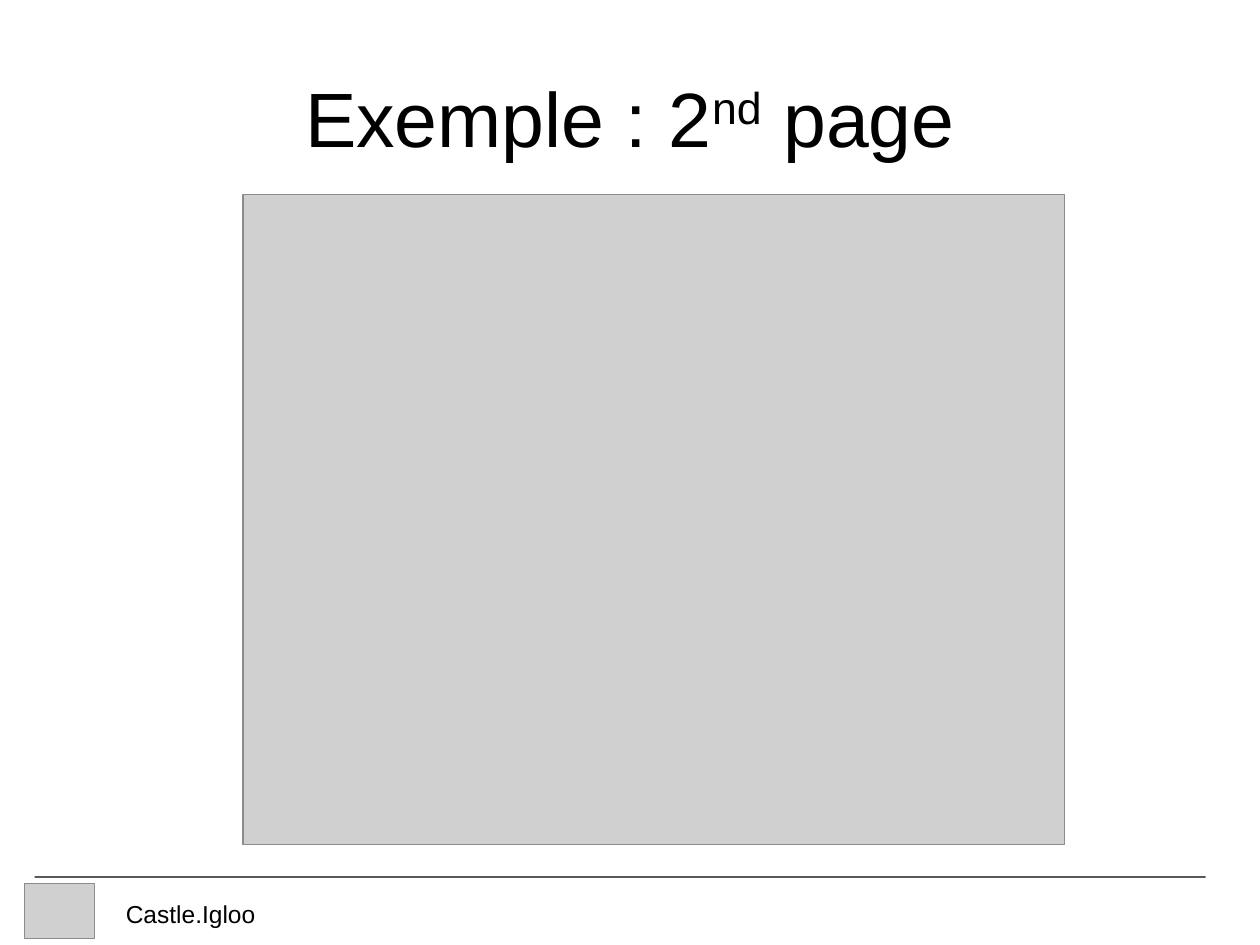
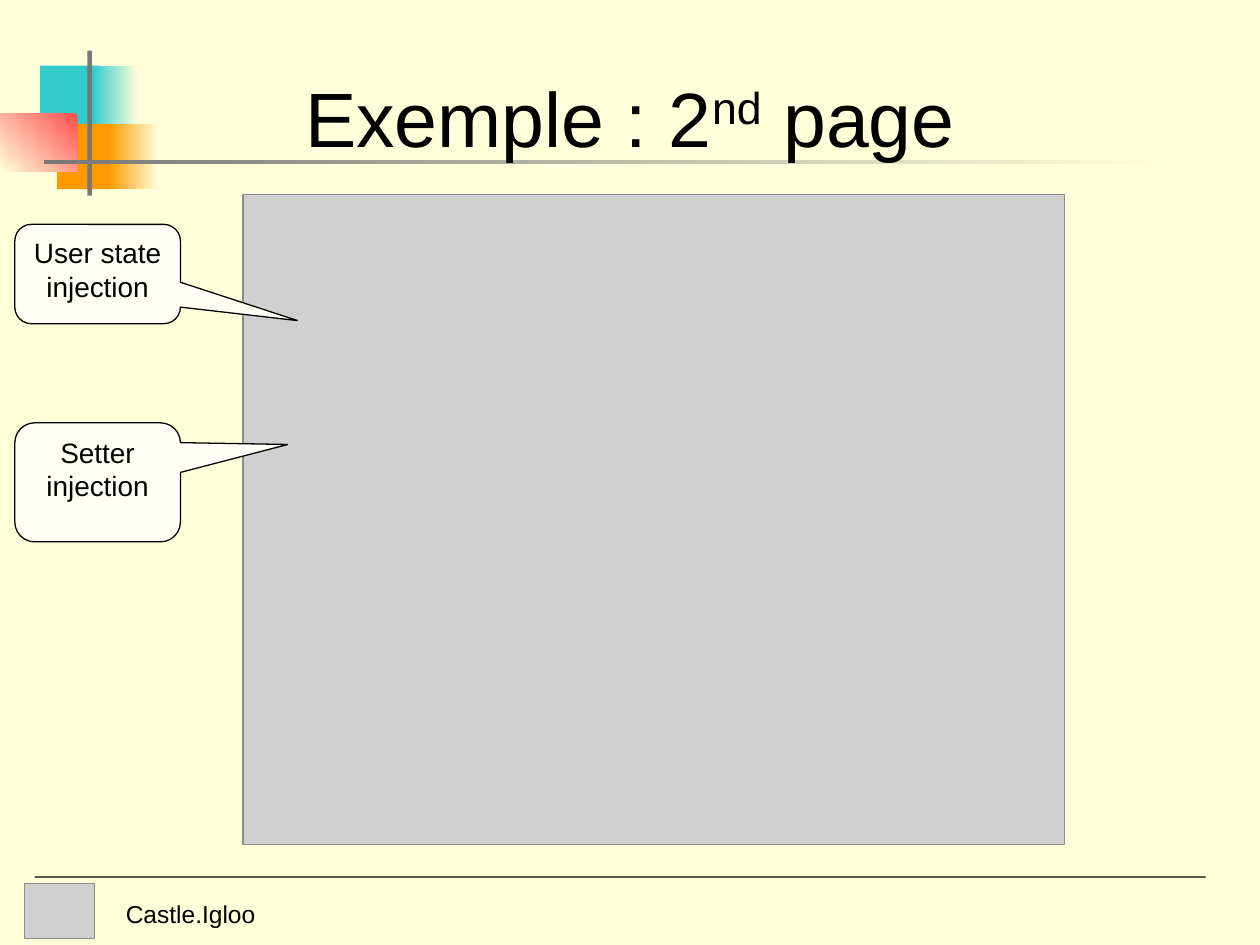
Before and after one commit to castleproject/Core, a slide deck: slide 19 of Experiments/Castle.Igloo/doc/Igloo Presentation.ppt (slide 12 before the commit). Drawn at 1260x945 pixels with LibreOffice and Linux fonts; fonts in the diff are those of the drawing; grey boxes stand for pictures. Boxes give left, top, right and bottom in pixels: in the first picture for what was removed or moved away, otherwise in the second. Text is boxed around its words. In the diff, an @@ line names an element or a change of style, - is before the commit and + after.

```diff
--- a/Experiments/Castle.Igloo/doc/Igloo Presentation.ppt
+++ b/Experiments/Castle.Igloo/doc/Igloo Presentation.ppt
@@ background #FFFFFF to #FFFFD9 @@
@@ rectangle added at <box>87,50,91,195</box>, fill #777777 @@
@@ rectangle added at <box>40,66,101,131</box>, fill #33CCCC @@
@@ rectangle added at <box>93,66,139,131</box>, fill gradient #FFFFD9 to #33CCCC @@
@@ rectangle added at <box>0,113,77,171</box>, fill gradient #FF5050 to #FFFFD9 @@
@@ rectangle added at <box>57,123,115,189</box>, fill #FF9900 @@
@@ rectangle added at <box>108,123,159,189</box>, fill gradient #FFFFD9 to #FF9900 @@
@@ rectangle added at <box>44,160,1178,164</box>, fill gradient #FFFFD9 to #777777 @@
@@ rounded speech box added at <box>15,224,180,324</box>, fill #FFFFF7, outline #000000 0.74 pt, 16 pt, text #000000 @@
+User state
+injection
@@ rounded speech box added at <box>15,423,180,542</box>, fill #FFFFF7, outline #000000 0.74 pt, 16 pt, text #000000 @@
+Setter injection
```
Also in this commit, not shown: 11 other slides changed, 8 slides added, 1 slide removed, 2 other files.
